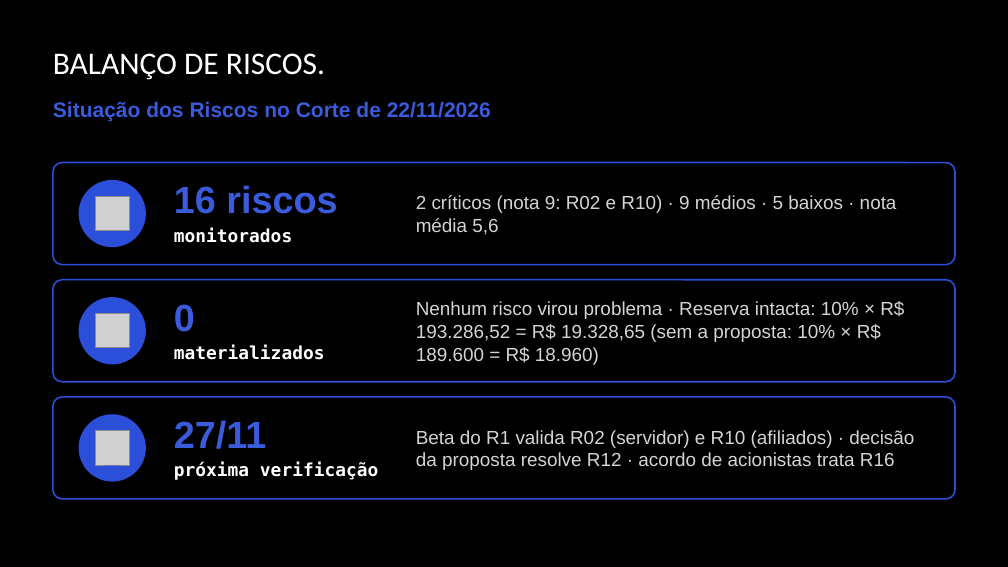
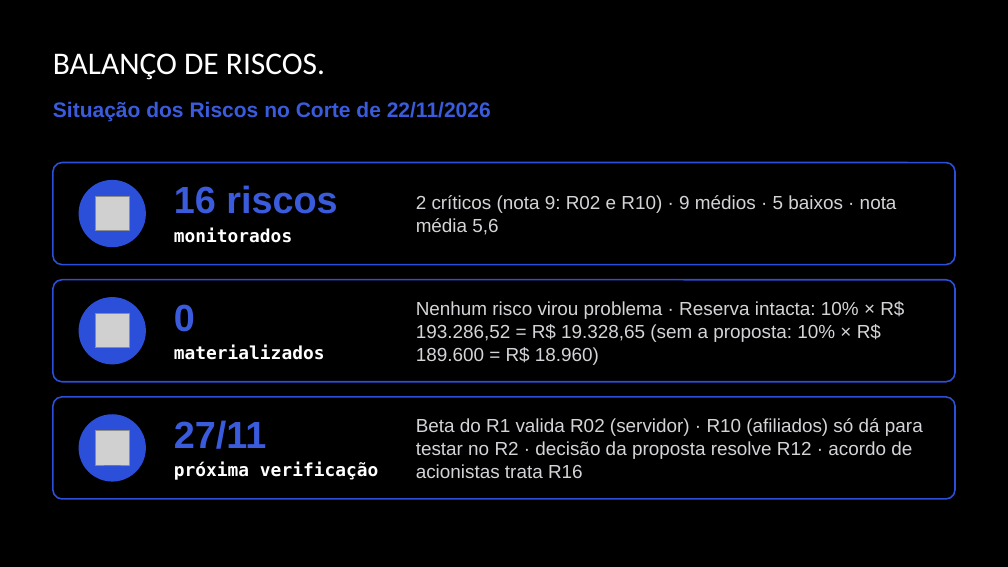
Before and after one commit to victor-lis-bronzo/gestao_empresarial_4sem, a slide deck: slide 26 of apresentacao_final/entregaveis/Gestão - HardDex v3.pptx. Drawn at 1008x567 pixels with LibreOffice and Linux fonts; fonts in the diff are those of the drawing; grey boxes stand for pictures. Boxes give left, top, right and bottom in pixels: in the first picture for what was removed or moved away, otherwise in the second. Text is boxed around its words. In the diff, an @@ line names an element or a change of style, - is before the commit and + after.

```diff
--- a/apresentacao_final/entregaveis/Gestão - HardDex v3.pptx
+++ b/apresentacao_final/entregaveis/Gestão - HardDex v3.pptx
@@ text at box(416, 418, 923, 478): text changed @@
-Beta do R1 valida R02 (servidor) e R10 (afiliados) · decisão da proposta resolve R12 · acordo de acionistas trata R16
+Beta do R1 valida R02 (servidor) · R10 (afiliados) só dá para testar no R2 · decisão da proposta resolve R12 · acordo de acionistas trata R16
```
Also in this commit, not shown: 9 other slides changed, 9 other files.
